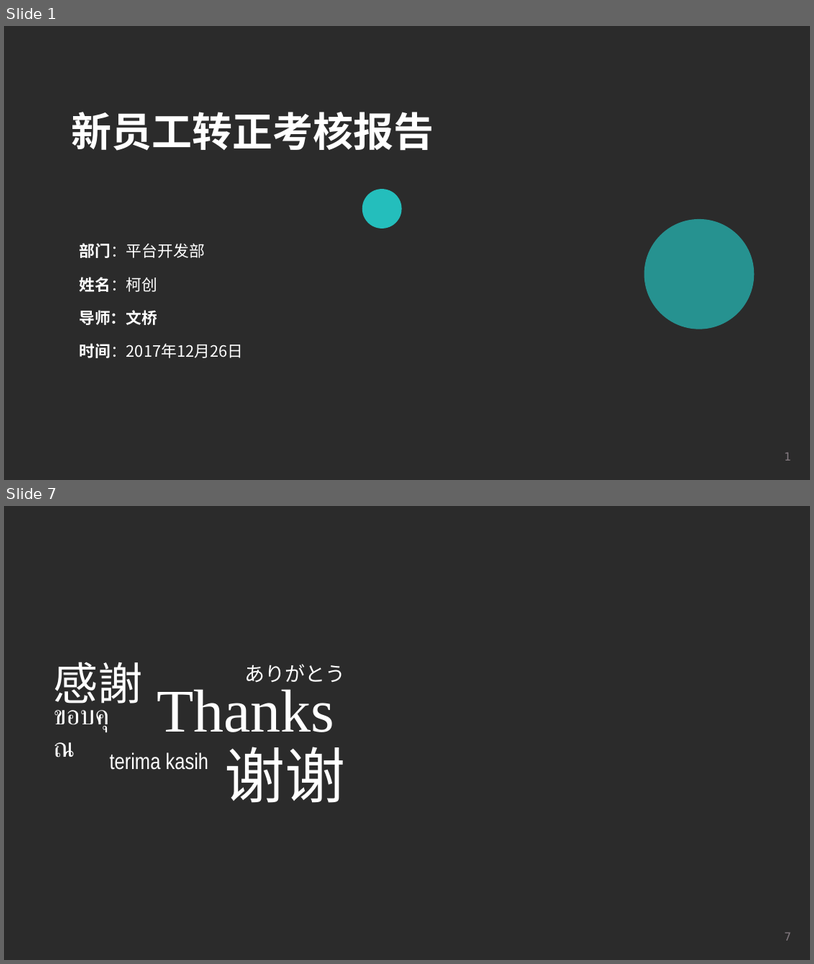
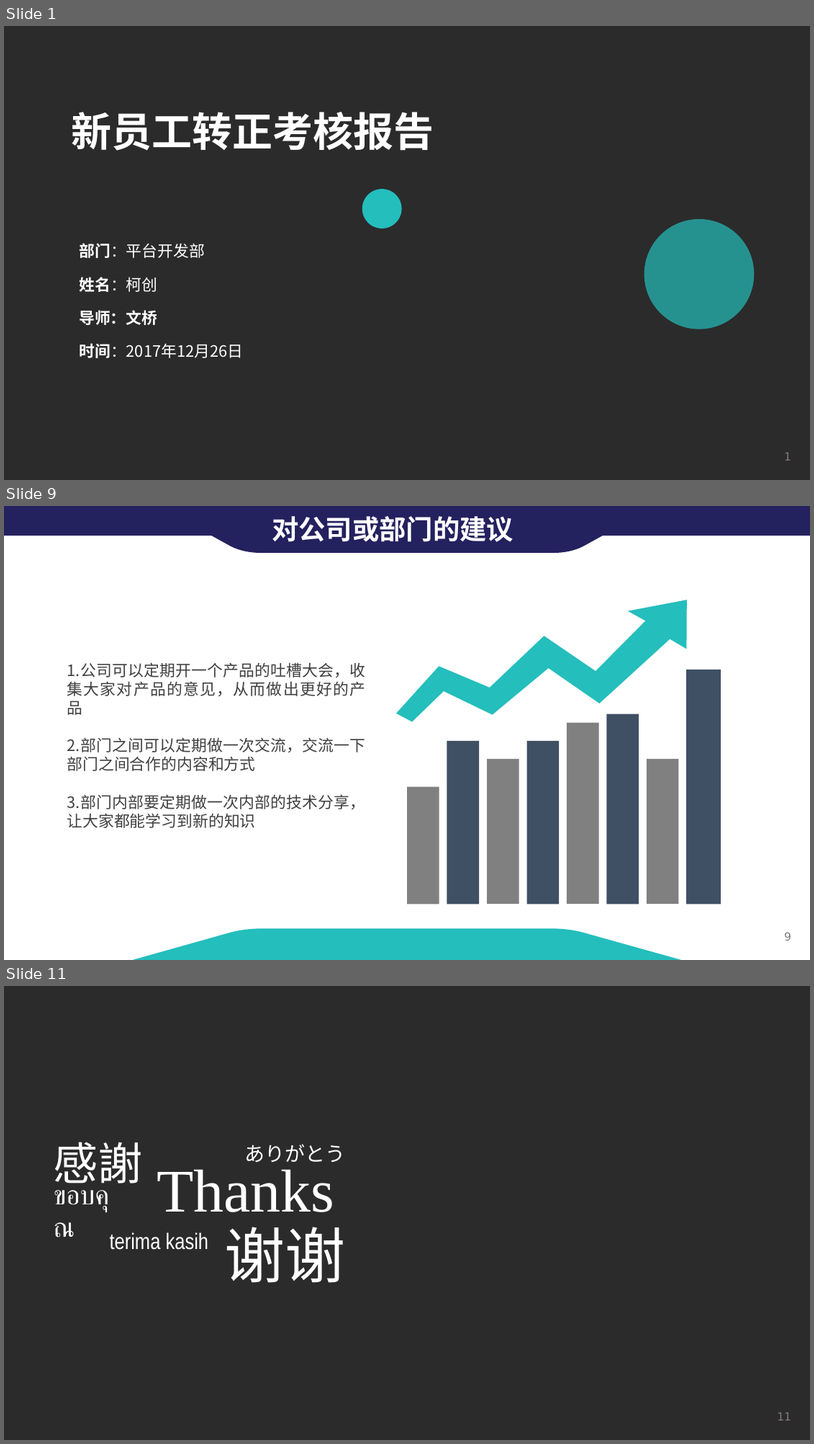
Before and after one commit to careyke/zhuangzheng, a slide deck: 转正评审-柯创.pptx. Shown one above the other, each under a label of ours: slides 1 and 7 before the commit, slides 1, 9 and 11 after it; the slides between them are not shown. The pictures are 814x964 and 814x1444 pixels, drawn with LibreOffice and Linux fonts; fonts in the diff are those of the drawing; background and template pictures are left out; a plain dark background stands for a picture behind light text. Boxes give left, top, right and bottom in pixels: in the first picture for what was removed or moved away, otherwise in the second. Text is boxed around its words. In the diff, an @@ line names an element or a change of style, - is before the commit and + after.

```diff
--- a/转正评审-柯创.pptx
+++ b/转正评审-柯创.pptx
@@ slide 9 added at (4, 506, 810, 960), background #FFFFFF; not listed: 1 template element that a slide beside it also shows @@
@@ rectangle added at (4, 506, 810, 536), fill #24215F @@
@@ freeform shape added at (158, 506, 657, 553), fill #24215F @@
@@ text added at (272, 516, 514, 542), 24 pt, text #FFFFFF, bold @@
+对公司或部门的建议
@@ freeform shape added at (388, 600, 697, 724), fill #24BEBC @@
@@ text added at (67, 662, 366, 828), 14 pt, text #404040 @@
+1.公司可以定期开一个产品的吐槽大会，收集大家对产品的意见，从而做出更好的产品
+2.部门之间可以定期做一次交流，交流一下部门之间合作的内容和方式
+3.部门内部要定期做一次内部的技术分享，让大家都能学习到新的知识
@@ group added at (407, 669, 722, 904): 8 rectangles, 1 line @@
@@ freeform shape added at (132, 929, 682, 960), fill #24BEBC @@
@@ what was slide 7 is now slide 11 @@
@@ page number at (777, 1412, 792, 1420): text changed @@
-7
+11
```
Also in this commit, not shown: 4 slides changed, 4 other slides added, 1 slide removed.
